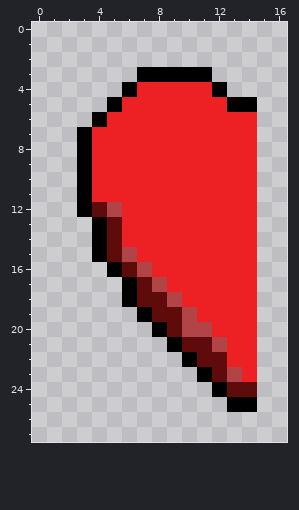
Two states of a pixel-art sprite, images/Half_heart.png. The first picture shows the starting point.
The file is 300x300 pixels, drawn in blocks of 10x10; one block is one cell here. Shown: x 0..16, y 0..27.
And afterwards:
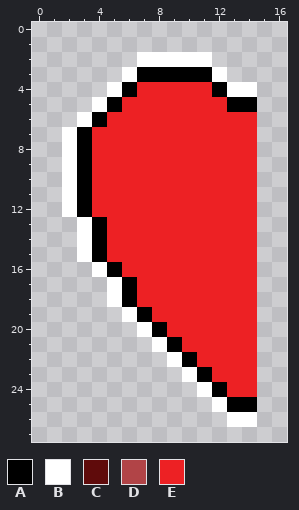
Palette (. is transparent): A #000000  B #ffffff  C #5f0b0b  D #b14447  E #ed2124
Diff:
The edit adds colour B in row 2 at x 7 to 11; in row 3 at x 6 and 12; in row 4 at x 5 and 13 to 14; in row 5 at x 4; in row 6 at x 3; in rows 7 to 12 at x 2.
The edit adds colour B in rows 13 to 15 at x 3; in row 16 at x 4; in rows 17 to 18 at x 5; in row 19 at x 6; in row 20 at x 7; in row 21 at x 8.
The edit adds colour B in row 22 at x 9; in row 23 at x 10; in row 24 at x 11; in row 25 at x 12; in row 26 at x 13 to 14.
Colour C gives way to colour E in row 12 at x 4; in rows 13 to 15 at x 5; in row 16 at x 6; in row 17 at x 7; in row 18 at x 7 to 8; in row 19 at x 8 to 9.
Colour C gives way to colour E in row 20 at x 9; in row 21 at x 10 to 11; in row 22 at x 11 to 12; in row 23 at x 12; in row 24 at x 13 to 14.
Colour D gives way to colour E in row 12 at x 5; in row 15 at x 6; in row 16 at x 7; in row 17 at x 8; in row 18 at x 9; in row 19 at x 10.
Colour D gives way to colour E in row 20 at x 10 to 11; in row 21 at x 12; in row 23 at x 13.
